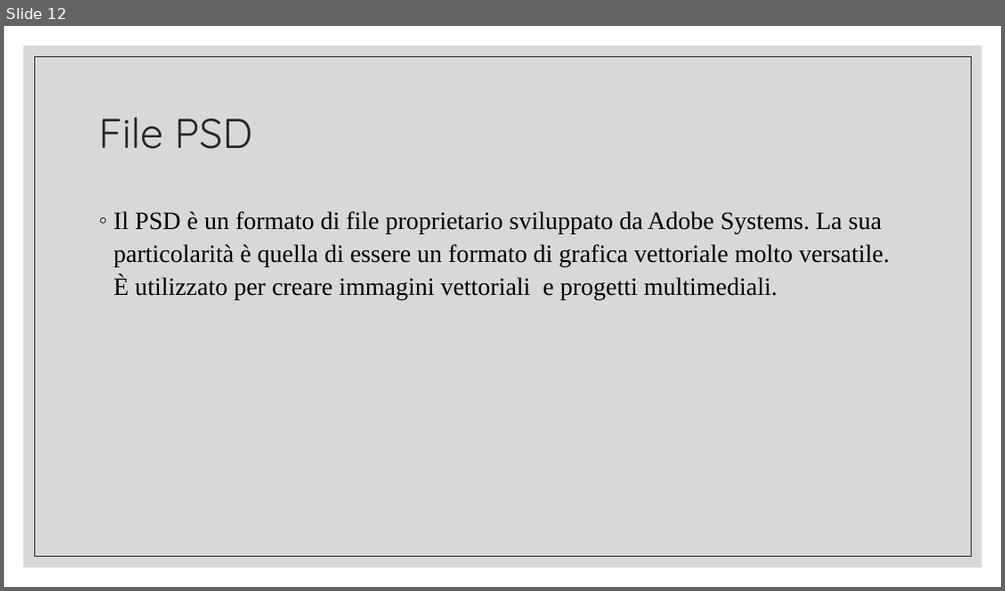
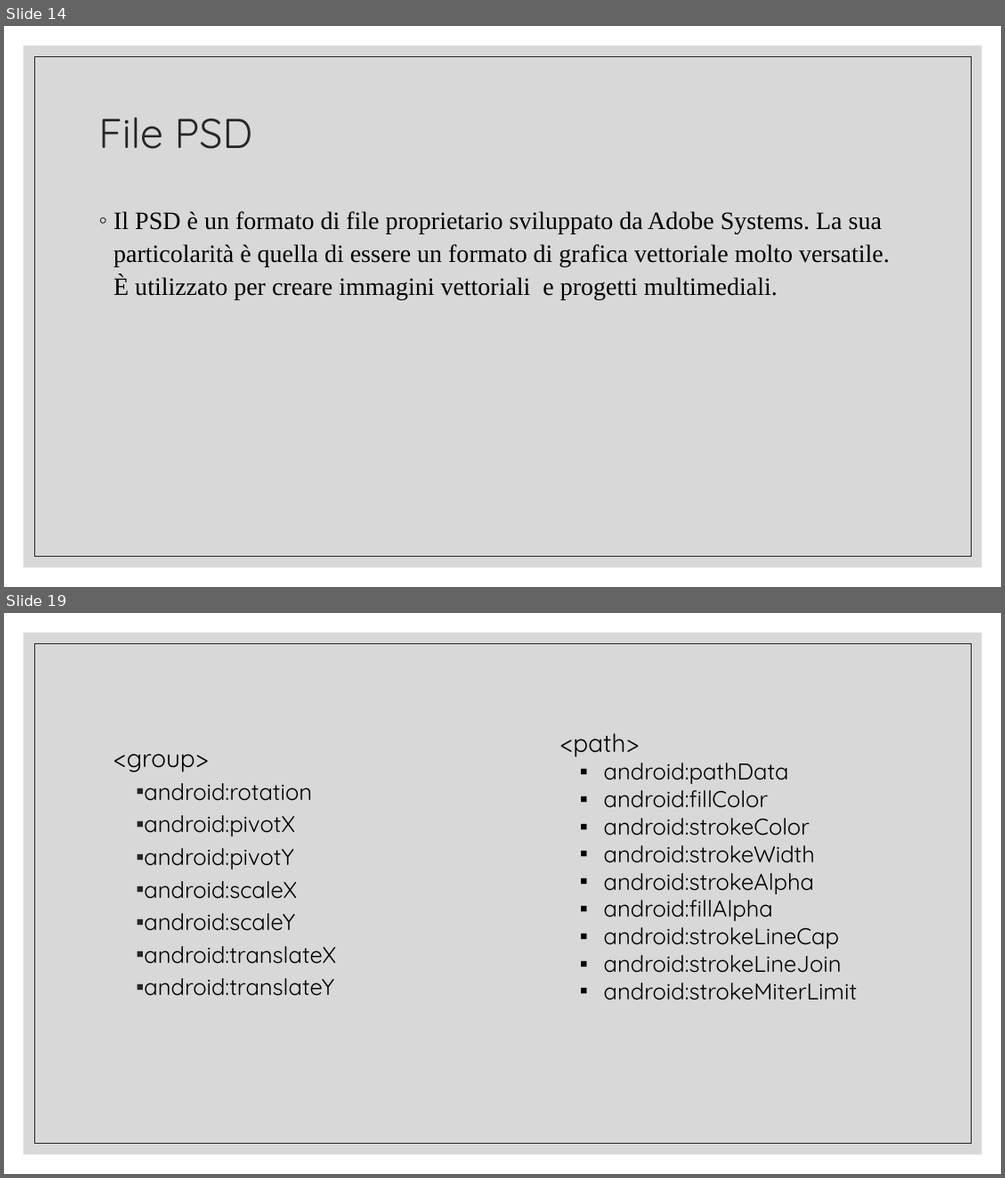
Before and after one commit to tizianotaglienti/Colleghi-Ristretti, a slide deck: Vector asset studio.pptx. Shown one above the other, each under a label of ours: slide 12 before the commit, slides 14 and 19 after it; the slides between them are not shown. The pictures are 1005x591 and 1005x1178 pixels, drawn with LibreOffice and Linux fonts; fonts in the diff are those of the drawing. Boxes give left, top, right and bottom in pixels: in the first picture for what was removed or moved away, otherwise in the second. Text is boxed around its words. In the diff, an @@ line names an element or a change of style, - is before the commit and + after.

```diff
--- a/Vector asset studio.pptx
+++ b/Vector asset studio.pptx
@@ slide 19 added at <box>4,613,1001,1174</box>, background #FFFFFF; not listed: 2 template elements that a slide beside it also shows @@
@@ text added at <box>560,733,858,1000</box>, 22 pt, text #000000 @@
+<path>
+  ▪ android:pathData
+  ▪ android:fillColor
+  ▪ android:strokeColor
+  ▪ android:strokeWidth
+  ▪ android:strokeAlpha
+  ▪ android:fillAlpha
+  ▪ android:strokeLineCap
+  ▪ android:strokeLineJoin
+  ▪ android:strokeMiterLimit
@@ text added at <box>113,754,336,996</box>, 22 pt, text #000000 @@
+<group>
+  ▪ android:rotation
+  ▪ android:pivotX
+  ▪ android:pivotY
+  ▪ android:scaleX
+  ▪ android:scaleY
+  ▪ android:translateX
+  ▪ android:translateY
@@ what was slide 12 is now slide 14 @@
```
Also in this commit, not shown: 4 slides changed, 11 other slides added, 1 other file.
